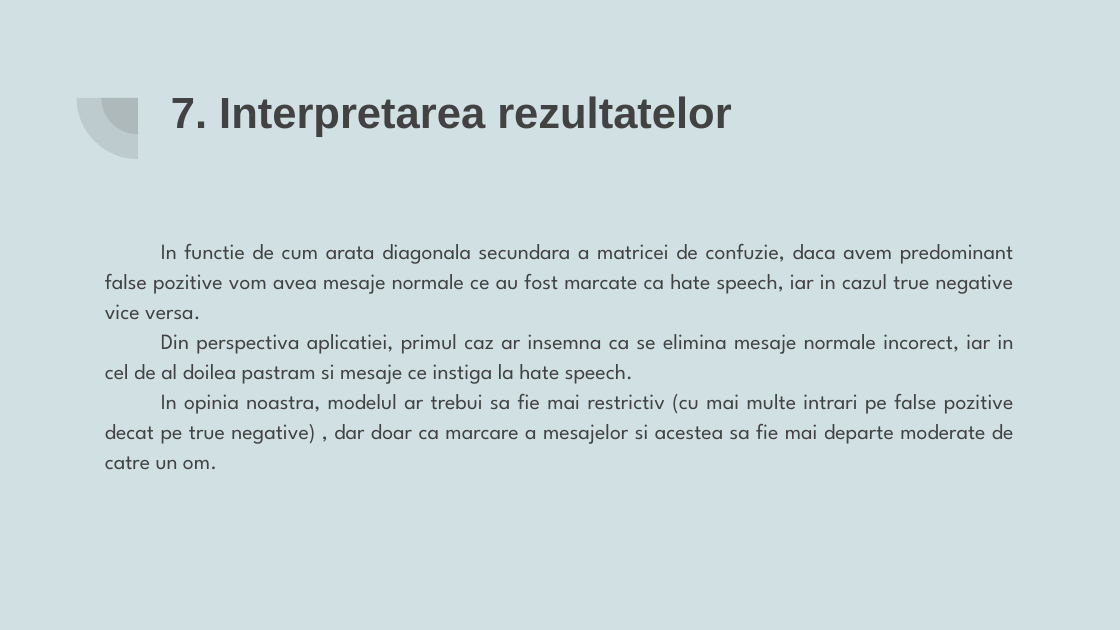
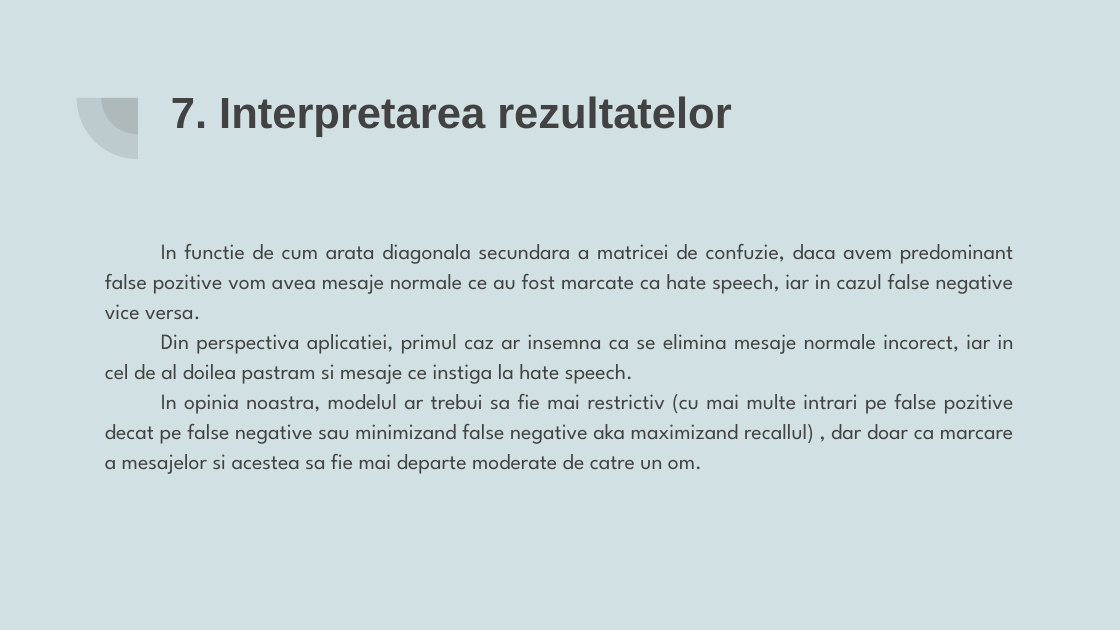
Before and after one commit to Cuciureanu-Dragos-Adrian/Foundations-of-NLP, a slide deck: slide 11 of Hate speech Analysis.pptx. Drawn at 1120x630 pixels with LibreOffice and Linux fonts; fonts in the diff are those of the drawing. Boxes give left, top, right and bottom in pixels: in the first picture for what was removed or moved away, otherwise in the second. Text is boxed around its words. In the diff, an @@ line names an element or a change of style, - is before the commit and + after.

```diff
--- a/Hate speech Analysis.pptx
+++ b/Hate speech Analysis.pptx
@@ text at [105, 244, 1014, 319]: text changed @@
-In functie de cum arata diagonala secundara a matricei de confuzie, daca avem predominant false pozitive vom avea mesaje normale ce au fost marcate ca hate speech, iar in cazul true negative vice versa.
+In functie de cum arata diagonala secundara a matricei de confuzie, daca avem predominant false pozitive vom avea mesaje normale ce au fost marcate ca hate speech, iar in cazul false negative vice versa.
@@ text at [105, 394, 1014, 474]: text changed @@
-In opinia noastra, modelul ar trebui sa fie mai restrictiv (cu mai multe intrari pe false pozitive decat pe true negative) , dar doar ca marcare a mesajelor si acestea sa fie mai departe moderate de catre un om.
+In opinia noastra, modelul ar trebui sa fie mai restrictiv (cu mai multe intrari pe false pozitive decat pe false negative sau minimizand false negative aka maximizand recallul) , dar doar ca marcare a mesajelor si acestea sa fie mai departe moderate de catre un om.
```
Also in this commit, not shown: 1 other file.
